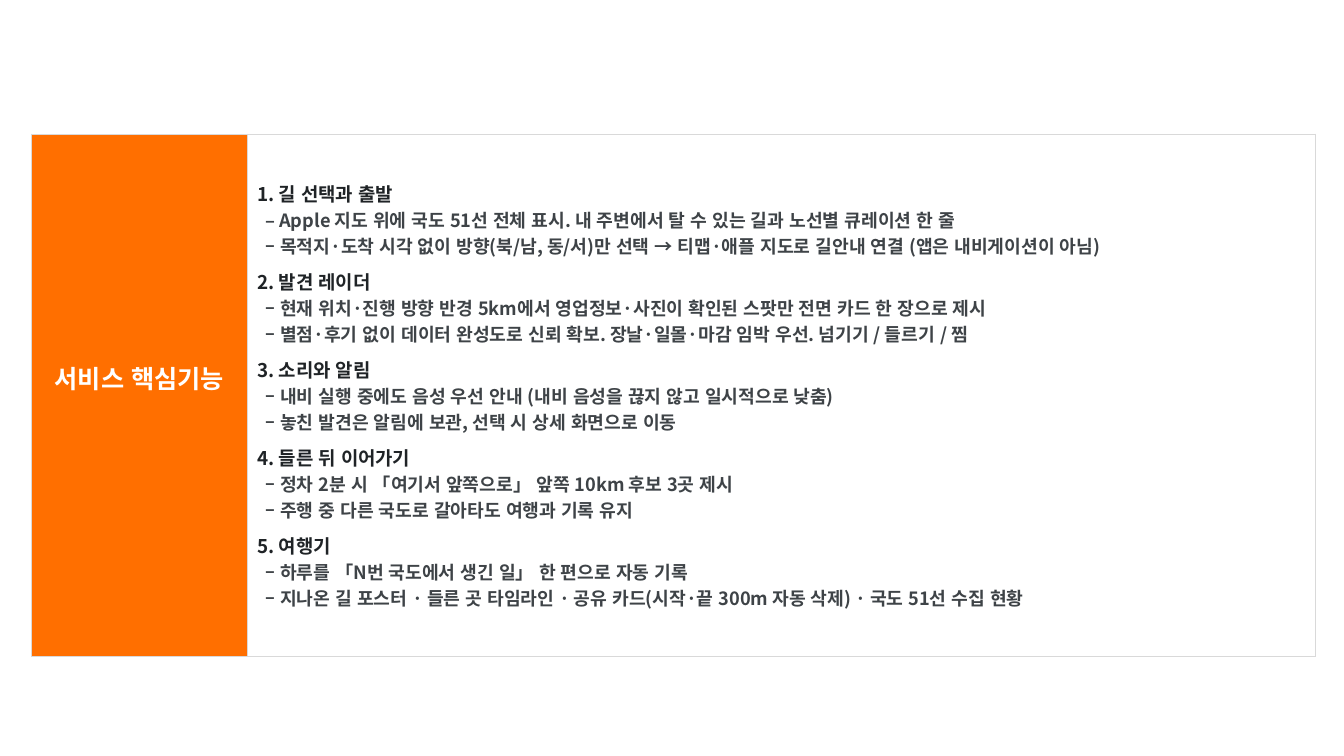
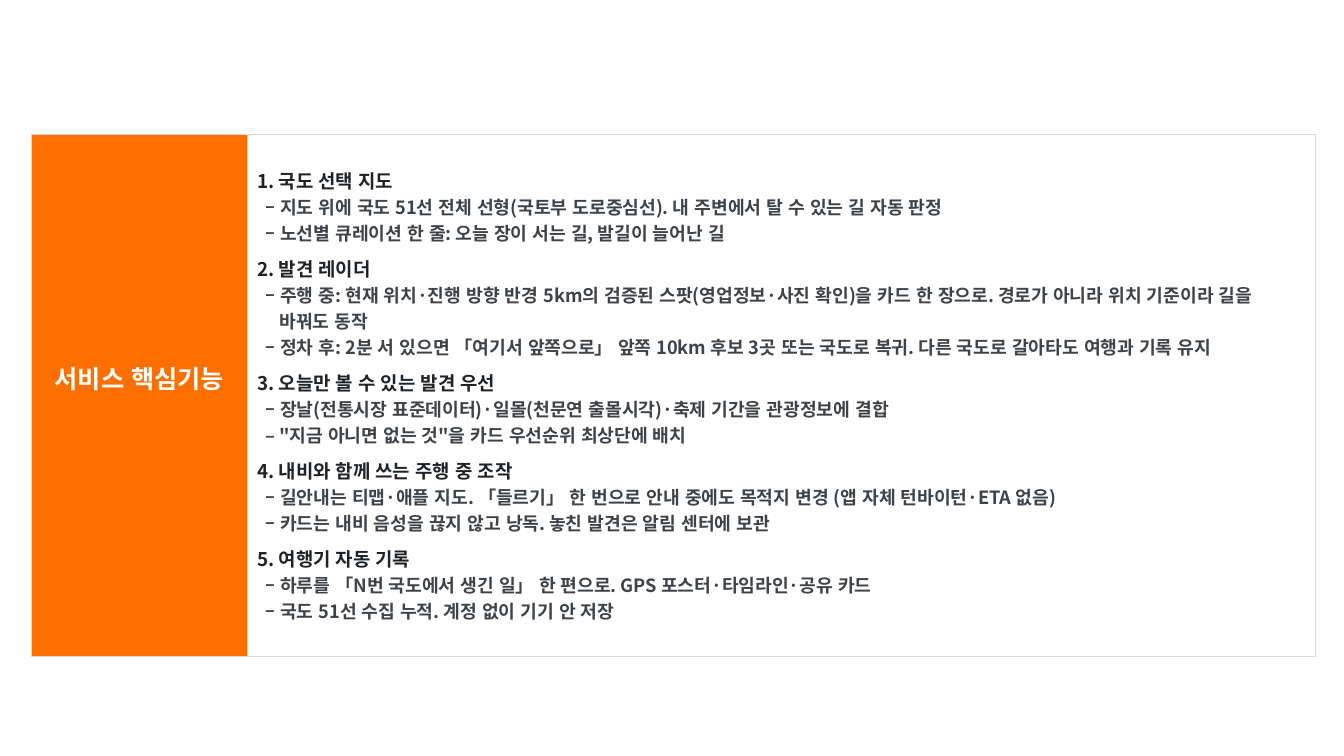
Before and after one commit to Hyee0ne/p-trip, a slide deck: slide 3 of docs/기능설명서_P의여행.pptx. Drawn at 1344x756 pixels with LibreOffice and Linux fonts; fonts in the diff are those of the drawing; background and template pictures are left out. Boxes give left, top, right and bottom in pixels: in the first picture for what was removed or moved away, otherwise in the second. Text is boxed around its words. In the diff, an @@ line names an element or a change of style, - is before the commit and + after.

```diff
--- a/docs/기능설명서_P의여행.pptx
+++ b/docs/기능설명서_P의여행.pptx
@@ table at [31,134,1316,656] @@
@@ row 1, column 2: "1. 길 선택과 출발 / ‒ Apple 지도 위에 국도 51선 전체 표시. 내 주변에서 탈 수 있는 길과 노선별 큐레이션 한 줄 / ‒ 목적지·도착 시각 없이 방향(북/남, 동/서)만 선택 → 티맵·애플 지도로 길안내 연결 (앱은 내비게이션이 아님) / 2. 발견 레이더 / ‒ 현재 위치·진행 방향 반경 5km에서 영업정보·사진이 확인된 스팟만 전면 카드 한 장으로 제시 / ‒ 별점·후기 없이 데이터 완성도로 신뢰 확보. 장날·일몰·마감 임박 우선. 넘기기 / 들르기 / 찜 / 3. 소리와 알림 / ‒ 내비 실행 중에도 음성 우선 안내 (내비 음성을 끊지 않고 일시적으로 낮춤) / ‒ 놓친 발견은 알림에 보관, 선택 시 상세 화면으로 이동 / 4. 들른 뒤 이어가기 / ‒ 정차 2분 시 「여기서 앞쪽으로」 앞쪽 10km 후보 3곳 제시 / ‒ 주행 중 다른 국도로 갈아타도 여행과 기록 유지 / 5. 여행기 / ‒ 하루를 「N번 국도에서 생긴 일」 한 편으로 자동 기록 / ‒ 지나온 길 포스터 · 들른 곳 타임라인 · 공유 카드(시작·끝 300m 자동 삭제) · 국도 51선 수집 현황" to "1. 국도 선택 지도 / ‒ 지도 위에 국도 51선 전체 선형(국토부 도로중심선). 내 주변에서 탈 수 있는 길 자동 판정 / ‒ 노선별 큐레이션 한 줄: 오늘 장이 서는 길, 발길이 늘어난 길 / 2. 발견 레이더 / ‒ 주행 중: 현재 위치·진행 방향 반경 5km의 검증된 스팟(영업정보·사진 확인)을 카드 한 장으로. 경로가 아니라 위치 기준이라 길을 바꿔도 동작 / ‒ 정차 후: 2분 서 있으면 「여기서 앞쪽으로」 앞쪽 10km 후보 3곳 또는 국도로 복귀. 다른 국도로 갈아타도 여행과 기록 유지 / 3. 오늘만 볼 수 있는 발견 우선 / ‒ 장날(전통시장 표준데이터)·일몰(천문연 출몰시각)·축제 기간을 관광정보에 결합 / ‒ "지금 아니면 없는 것"을 카드 우선순위 최상단에 배치 / 4. 내비와 함께 쓰는 주행 중 조작 / ‒ 길안내는 티맵·애플 지도. 「들르기」 한 번으로 안내 중에도 목적지 변경 (앱 자체 턴바이턴·ETA 없음) / ‒ 카드는 내비 음성을 끊지 않고 낭독. 놓친 발견은 알림 센터에 보관 / 5. 여행기 자동 기록 / ‒ 하루를 「N번 국도에서 생긴 일」 한 편으로. GPS 포스터·타임라인·공유 카드 / ‒ 국도 51선 수집 누적. 계정 없이 기기 안 저장" @@
```
Also in this commit, not shown: 5 other slides changed, 2 other files.
